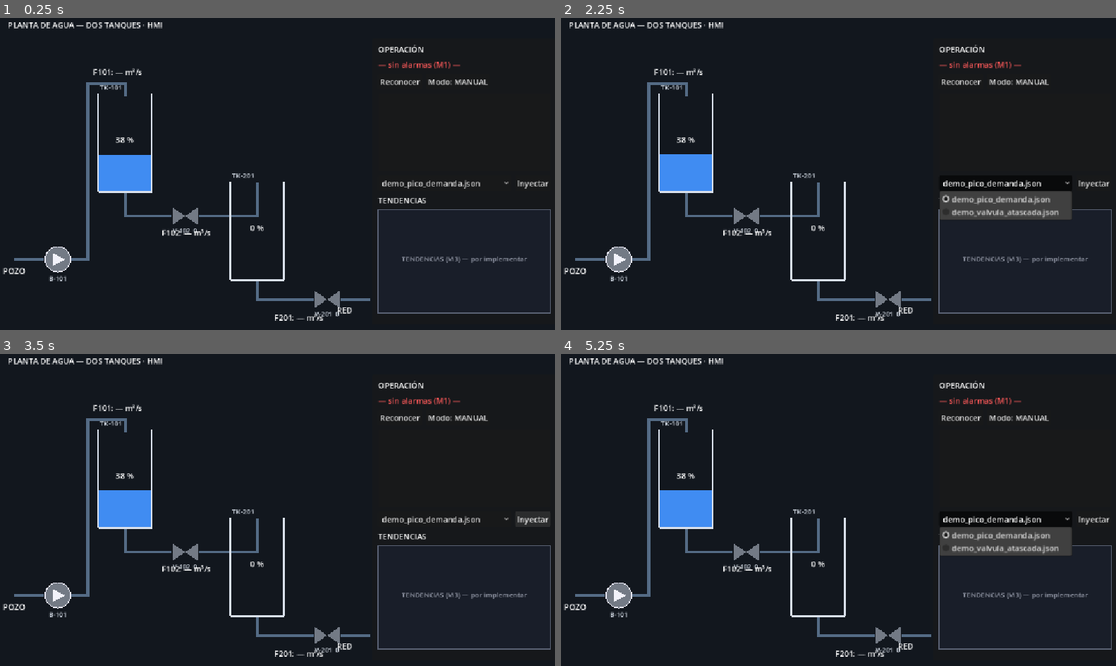
Above: before the commit, frames 1-4 (two rows, left to right).
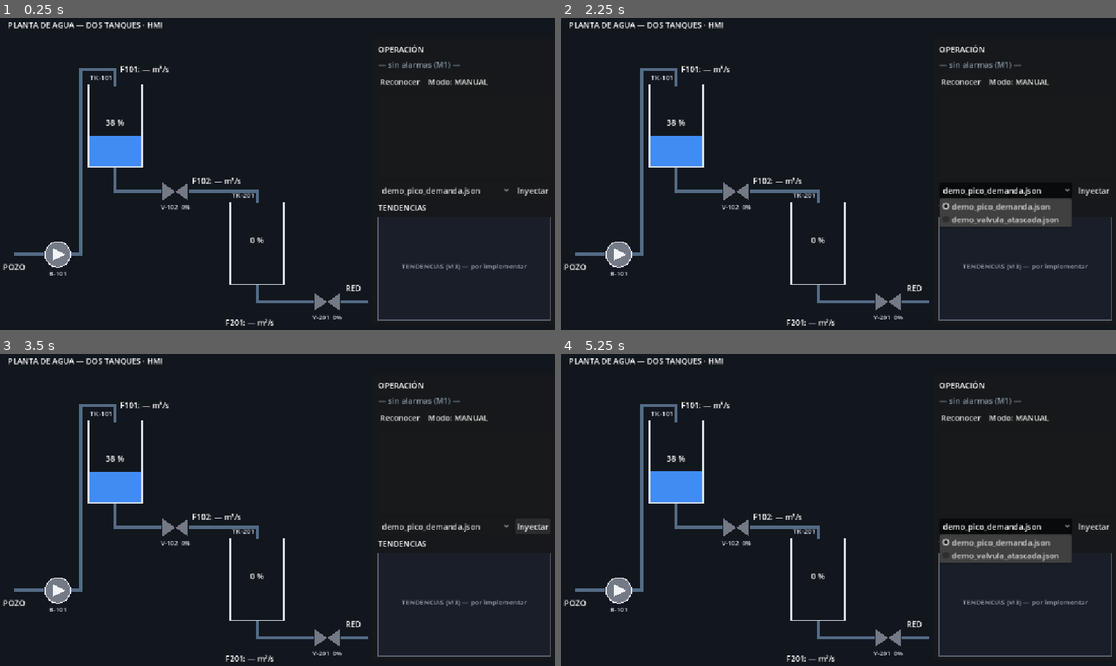
Above: after the commit, the same moments.

Repository: MariVillarroel/info_2do_parcial_scada-villarroel-y-calvo
Game: Godot game, scene res://scenes/hmi.tscn
The game is run twice, just before and just after one commit, with the same random seed, the same clock (stepped at 60 frames per second) and the same inputs.
Inputs:
- Up to frame 1 (0.25 s): no input
- Up to frame 2 (2.25 s): click "Reconocer" at 0.5 s; click "Modo: MANUAL" at 1.25 s; click "demo_pico_demanda.json" at 2 s
- Up to frame 3 (3.5 s): click "Inyectar" at 2.75 s
- Up to frame 4 (5.25 s): click "Reconocer" at 3.5 s; click "Modo: MANUAL" at 4.25 s; click "demo_pico_demanda.json" at 5 s

The runs differ from the first frame. In frame 1, 6.8% of the frame differs, in the area x 0-100%, y 14-99%; in frame 2, 8.2%; in frame 3, 6.8%; in frame 4, 8.3%.

Commit message:
reordena el sinóptico y corrige etiquetas; plazo en moodle; godot 4.6

Diff:
--- a/project.godot
+++ b/project.godot
@@ -12,15 +12,12 @@
 
 config/name="planta_scada"
 run/main_scene="res://scenes/hmi.tscn"
-config/features=PackedStringArray("4.4", "Forward Plus")
+config/features=PackedStringArray("4.6", "Forward Plus")
 config/icon="res://icon.svg"
 
 [display]
 
-window/size/viewport_width=1152
-window/size/viewport_height=648
 window/stretch/mode="canvas_items"
-window/stretch/aspect="keep"
 
 [rendering]
 
--- a/scenes/hmi.tscn
+++ b/scenes/hmi.tscn
@@ -49,113 +49,113 @@
 mouse_filter = 2
 
 [node name="tuberia_pozo" type="Line2D" parent="sinoptico"]
-points = PackedVector2Array(30, 458, 90, 458)
+points = PackedVector2Array(30, 448, 90, 448)
 width = 6.0
 default_color = Color(0.33, 0.42, 0.52, 1)
 
 [node name="tuberia_bomba_tk101" type="Line2D" parent="sinoptico"]
-points = PackedVector2Array(146, 458, 180, 458, 180, 100, 255, 100, 255, 125)
+points = PackedVector2Array(146, 448, 165, 448, 165, 70, 235, 70, 235, 104)
 width = 6.0
 default_color = Color(0.33, 0.42, 0.52, 1)
 
 [node name="tuberia_tk101_v102" type="Line2D" parent="sinoptico"]
-points = PackedVector2Array(255, 320, 255, 370, 350, 370)
+points = PackedVector2Array(235, 270, 235, 320, 330, 320)
 width = 6.0
 default_color = Color(0.33, 0.42, 0.52, 1)
 
 [node name="tuberia_v102_tk201" type="Line2D" parent="sinoptico"]
-points = PackedVector2Array(406, 370, 525, 370, 525, 302)
+points = PackedVector2Array(386, 320, 525, 320, 525, 344)
 width = 6.0
 default_color = Color(0.33, 0.42, 0.52, 1)
 
 [node name="tuberia_tk201_v201" type="Line2D" parent="sinoptico"]
-points = PackedVector2Array(525, 500, 525, 540, 640, 540)
+points = PackedVector2Array(525, 510, 525, 545, 640, 545)
 width = 6.0
 default_color = Color(0.33, 0.42, 0.52, 1)
 
 [node name="tuberia_red" type="Line2D" parent="sinoptico"]
-points = PackedVector2Array(696, 540, 756, 540)
+points = PackedVector2Array(696, 545, 752, 545)
 width = 6.0
 default_color = Color(0.33, 0.42, 0.52, 1)
 
 [node name="pozo_label" type="Label" parent="sinoptico"]
 offset_left = 6.0
-offset_top = 470.0
+offset_top = 462.0
 offset_right = 80.0
-offset_bottom = 492.0
+offset_bottom = 484.0
 text = "POZO"
 
 [node name="red_label" type="Label" parent="sinoptico"]
-offset_left = 688.0
-offset_top = 550.0
-offset_right = 760.0
-offset_bottom = 572.0
+offset_left = 706.0
+offset_top = 505.0
+offset_right = 758.0
+offset_bottom = 527.0
 text = "RED"
 
 [node name="bomba_b101" type="Control" parent="sinoptico"]
 layout_mode = 0
 offset_left = 90.0
-offset_top = 430.0
+offset_top = 420.0
 offset_right = 146.0
-offset_bottom = 486.0
+offset_bottom = 476.0
 script = ExtResource("5_bomba")
 etiqueta = "B-101"
 
 [node name="tanque_tk101" type="Control" parent="sinoptico"]
 layout_mode = 0
-offset_left = 200.0
-offset_top = 120.0
-offset_right = 310.0
-offset_bottom = 320.0
+offset_left = 180.0
+offset_top = 100.0
+offset_right = 290.0
+offset_bottom = 270.0
 script = ExtResource("4_tanque")
 etiqueta = "TK-101"
 
 [node name="tanque_tk201" type="Control" parent="sinoptico"]
 layout_mode = 0
 offset_left = 470.0
-offset_top = 300.0
+offset_top = 340.0
 offset_right = 580.0
-offset_bottom = 500.0
+offset_bottom = 510.0
 script = ExtResource("4_tanque")
 etiqueta = "TK-201"
 
 [node name="valvula_v102" type="Control" parent="sinoptico"]
 layout_mode = 0
-offset_left = 350.0
-offset_top = 350.0
-offset_right = 406.0
-offset_bottom = 390.0
+offset_left = 330.0
+offset_top = 300.0
+offset_right = 386.0
+offset_bottom = 340.0
 script = ExtResource("6_valvula")
 etiqueta = "V-102"
 
 [node name="valvula_v201" type="Control" parent="sinoptico"]
 layout_mode = 0
 offset_left = 640.0
-offset_top = 520.0
+offset_top = 525.0
 offset_right = 696.0
-offset_bottom = 560.0
+offset_bottom = 565.0
 script = ExtResource("6_valvula")
 etiqueta = "V-201"
 
 [node name="f101_label" type="Label" parent="sinoptico"]
-offset_left = 190.0
-offset_top = 64.0
-offset_right = 360.0
-offset_bottom = 86.0
+offset_left = 245.0
+offset_top = 58.0
+offset_right = 420.0
+offset_bottom = 80.0
 text = "F101: — m³/s"
 
 [node name="f102_label" type="Label" parent="sinoptico"]
-offset_left = 330.0
-offset_top = 392.0
-offset_right = 500.0
-offset_bottom = 414.0
+offset_left = 392.0
+offset_top = 286.0
+offset_right = 560.0
+offset_bottom = 308.0
 text = "F102: — m³/s"
 
 [node name="f201_label" type="Label" parent="sinoptico"]
-offset_left = 560.0
-offset_top = 565.0
-offset_right = 730.0
-offset_bottom = 587.0
+offset_left = 460.0
+offset_top = 575.0
+offset_right = 620.0
+offset_bottom = 597.0
 text = "F201: — m³/s"
 
 [node name="panel" type="PanelContainer" parent="."]
@@ -182,7 +182,7 @@
 
 [node name="banner_alarma" type="Label" parent="panel/margen/columna"]
 layout_mode = 2
-theme_override_colors/font_color = Color(1, 0.35, 0.35, 1)
+theme_override_colors/font_color = Color(0.55, 0.6, 0.65, 1)
 text = "— sin alarmas (M1) —"
 
 [node name="fila_alarmas" type="HBoxContainer" parent="panel/margen/columna"]
@@ -200,6 +200,7 @@
 [node name="historial" type="ItemList" parent="panel/margen/columna"]
 custom_minimum_size = Vector2(0, 160)
 layout_mode = 2
+size_flags_vertical = 3
 
 [node name="fila_escenario" type="HBoxContainer" parent="panel/margen/columna"]
 layout_mode = 2
--- a/scripts/bomba_widget.gd
+++ b/scripts/bomba_widget.gd
@@ -37,5 +37,7 @@
 		centro + Vector2(radio * 0.6, 0),
 		centro + Vector2(-radio * 0.4, radio * 0.5),
 	]), Color(0.95, 0.95, 0.98))
-	draw_string(fuente, Vector2(0, size.y + 16), etiqueta,
-			HORIZONTAL_ALIGNMENT_CENTER, size.x, 13, Color(0.85, 0.88, 0.92))
+	# centrado manual sin recorte
+	var ancho_texto = fuente.get_string_size(etiqueta, HORIZONTAL_ALIGNMENT_LEFT, -1, 13).x
+	draw_string(fuente, Vector2((size.x - ancho_texto) / 2.0, size.y + 16), etiqueta,
+			HORIZONTAL_ALIGNMENT_LEFT, -1, 13, Color(0.85, 0.88, 0.92))
--- a/scripts/valvula_widget.gd
+++ b/scripts/valvula_widget.gd
@@ -41,6 +41,8 @@
 	draw_colored_polygon(PackedVector2Array([
 		Vector2(c.x + w, c.y - h), Vector2(c.x, c.y), Vector2(c.x + w, c.y + h),
 	]), _color())
-	draw_string(fuente, Vector2(0, size.y + 14),
-			"%s  %.0f%%" % [etiqueta, apertura * 100],
-			HORIZONTAL_ALIGNMENT_CENTER, size.x, 13, Color(0.85, 0.88, 0.92))
+	# centrado manual sin recorte (el texto es más ancho que el widget)
+	var texto = "%s  %.0f%%" % [etiqueta, apertura * 100]
+	var ancho_texto = fuente.get_string_size(texto, HORIZONTAL_ALIGNMENT_LEFT, -1, 13).x
+	draw_string(fuente, Vector2((size.x - ancho_texto) / 2.0, size.y + 16), texto,
+			HORIZONTAL_ALIGNMENT_LEFT, -1, 13, Color(0.85, 0.88, 0.92))
Not shown, changed: README.md
Not shown, changed: enunciado.md
